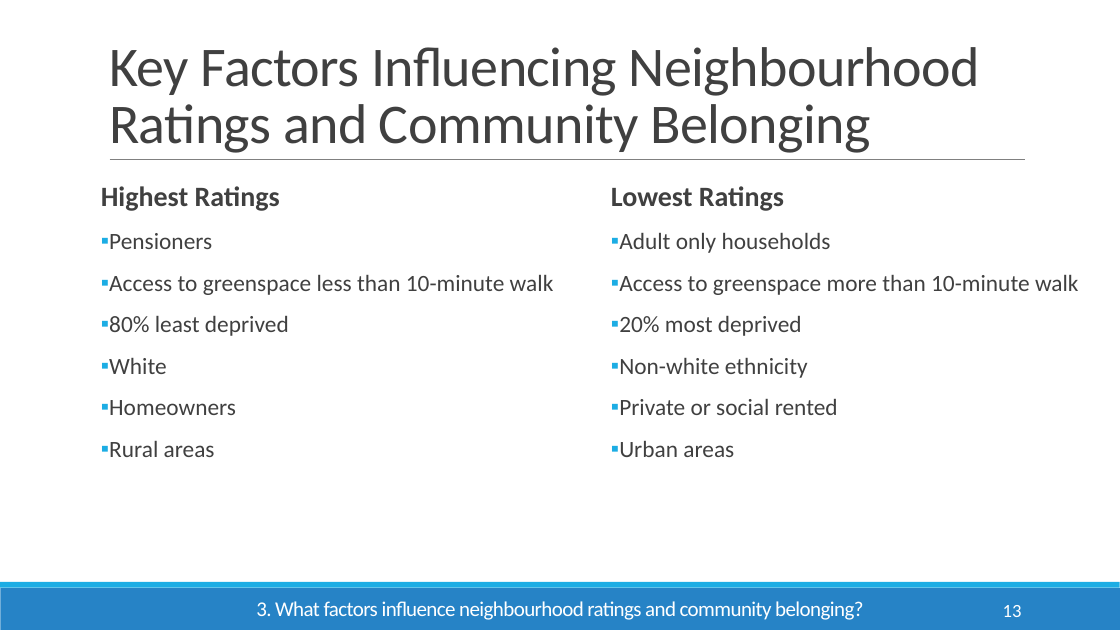
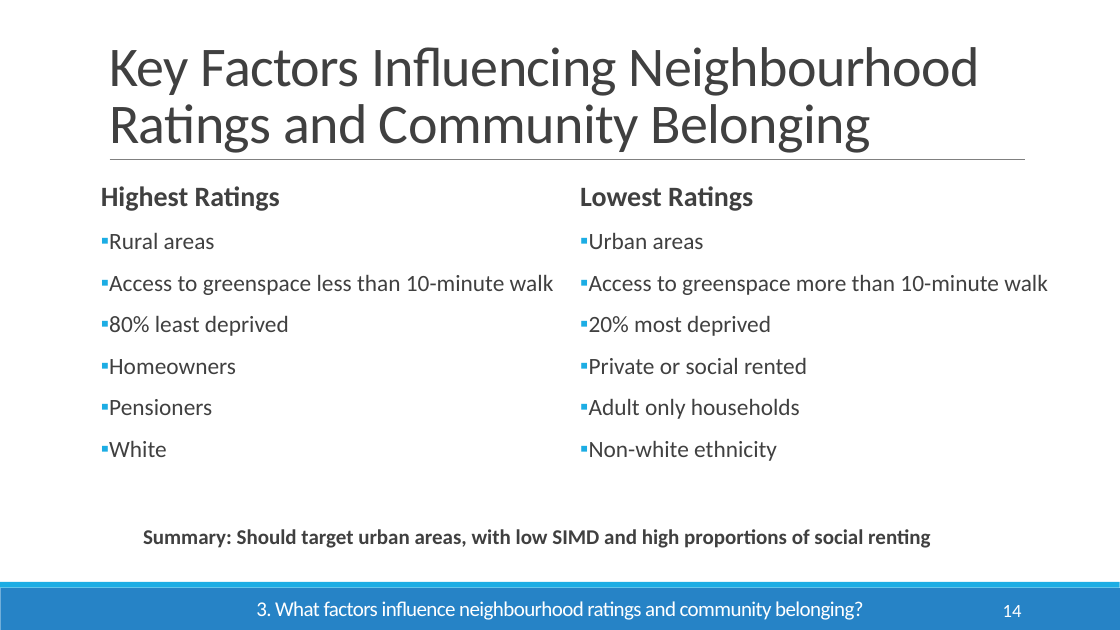
Before and after one commit to Emmz900/scottish_housing_project, a slide deck: slide 14 of presentation/Scottish Household Survey Analysis.pptx (slide 13 before the commit). Drawn at 1120x630 pixels with LibreOffice and Linux fonts; fonts in the diff are those of the drawing. Boxes give left, top, right and bottom in pixels: in the first picture for what was removed or moved away, otherwise in the second. Text is boxed around its words. In the diff, an @@ line names an element or a change of style, - is before the commit and + after.

```diff
--- a/presentation/Scottish Household Survey Analysis.pptx
+++ b/presentation/Scottish Household Survey Analysis.pptx
@@ text "Lowest Ratings": place and size @@
-text "Lowest Ratings" at (611, 186, 1079, 457)
+text "Lowest Ratings" at (580, 186, 1048, 461)
@@ text at (109, 233, 215, 249): text changed @@
-▪ Pensioners
+▪ Rural areas
@@ text at (589, 233, 704, 249): text changed @@
-▪ Adult only households
+▪ Urban areas
@@ text at (109, 359, 236, 415): paragraphs added @@
+▪ Homeowners
+▪ Pensioners
@@ text at (589, 358, 807, 419): paragraphs added @@
+▪ Private or social rented
+▪ Adult only households
@@ text at (109, 400, 236, 457): paragraphs removed @@
-▪ Homeowners
-▪ Rural areas
@@ text at (619, 399, 838, 457): paragraphs removed @@
-▪ Private or social rented
-▪ Urban areas
@@ text added at (143, 529, 930, 548), 18 pt, text #404040, bold @@
+Summary: Should target urban areas, with low SIMD and high proportions of social renting
@@ page number at (1003, 605, 1022, 617): text changed @@
-13
+14
```
Also in this commit, not shown: 2 other slides changed, 1 slide added, 5 other files.
